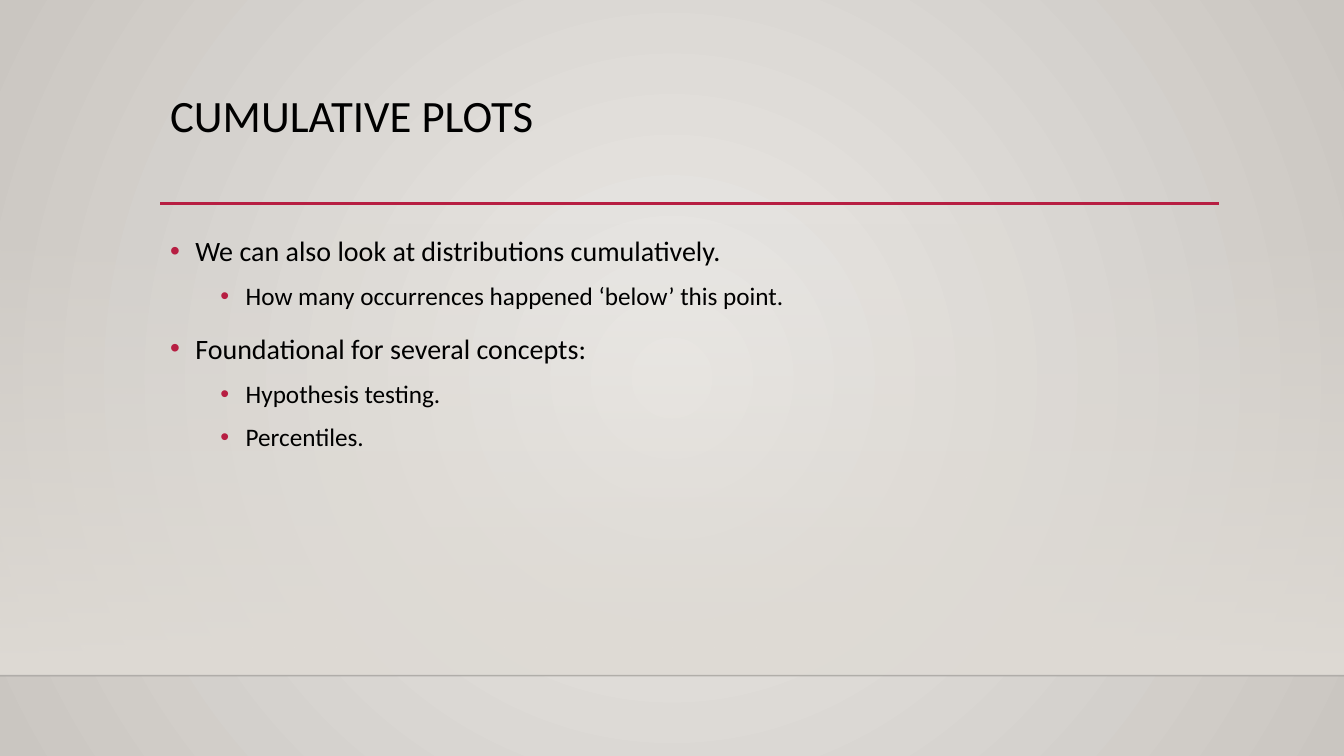
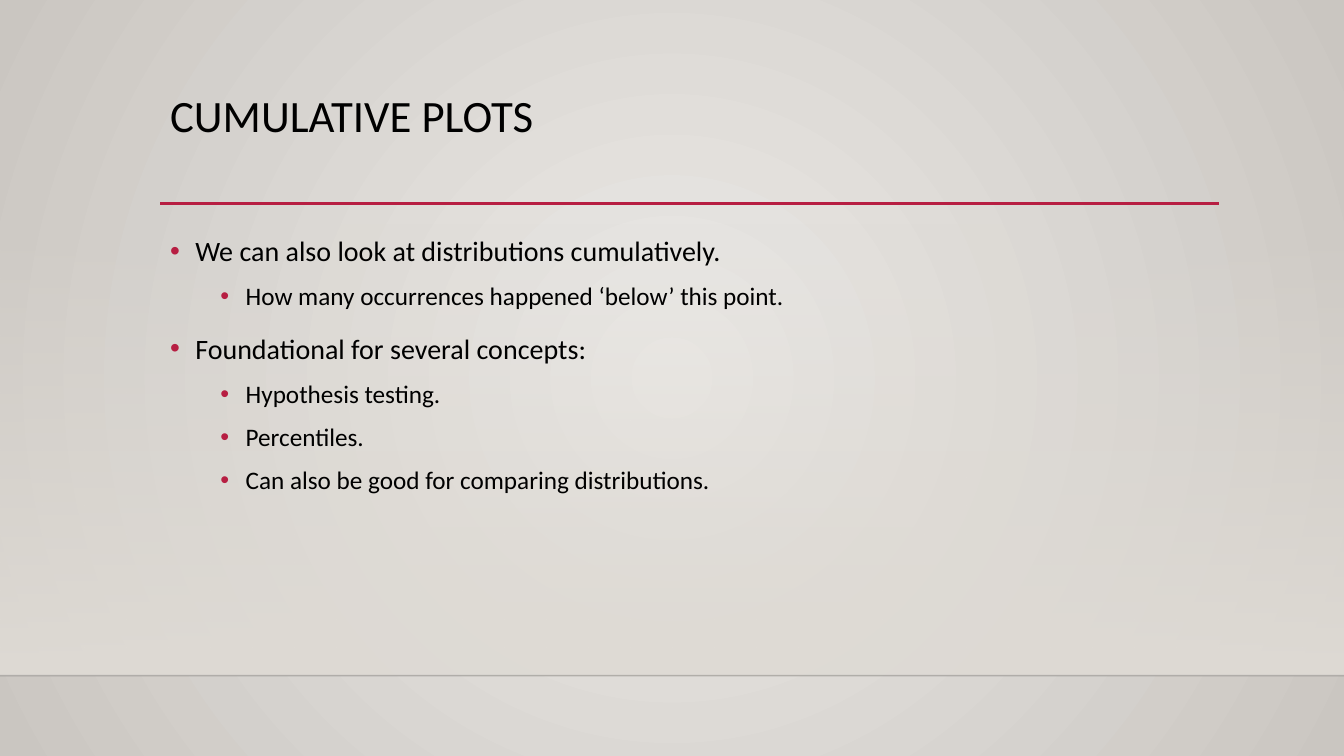
Before and after one commit to SedemSetor/Basic_Stats_in_Python_Student_Repository, a slide deck: slide 4 of reference_material/slides/004_Cumulative_Distributions.pptx (slide 3 before the commit). Drawn at 1344x756 pixels with LibreOffice and Linux fonts; fonts in the diff are those of the drawing; background and template pictures are left out. Boxes give left, top, right and bottom in pixels: in the first picture for what was removed or moved away, otherwise in the second. Text is boxed around its words. In the diff, an @@ line names an element or a change of style, - is before the commit and + after.

```diff
--- a/reference_material/slides/004_Cumulative_Distributions.pptx
+++ b/reference_material/slides/004_Cumulative_Distributions.pptx
@@ text at [246,471,710,494]: paragraph added @@
+  • Can also be good for comparing distributions.
```
Also in this commit, not shown: 2 other slides changed, 13 slides added, 3 other files.
